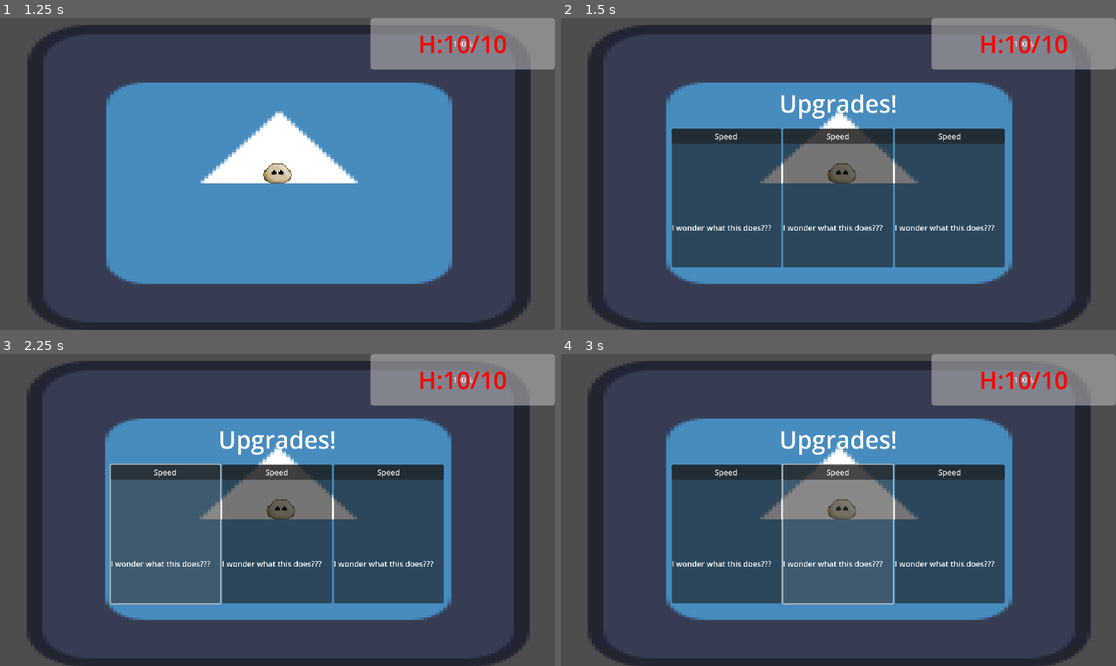
Above: before the commit, frames 1-4 (two rows, left to right).
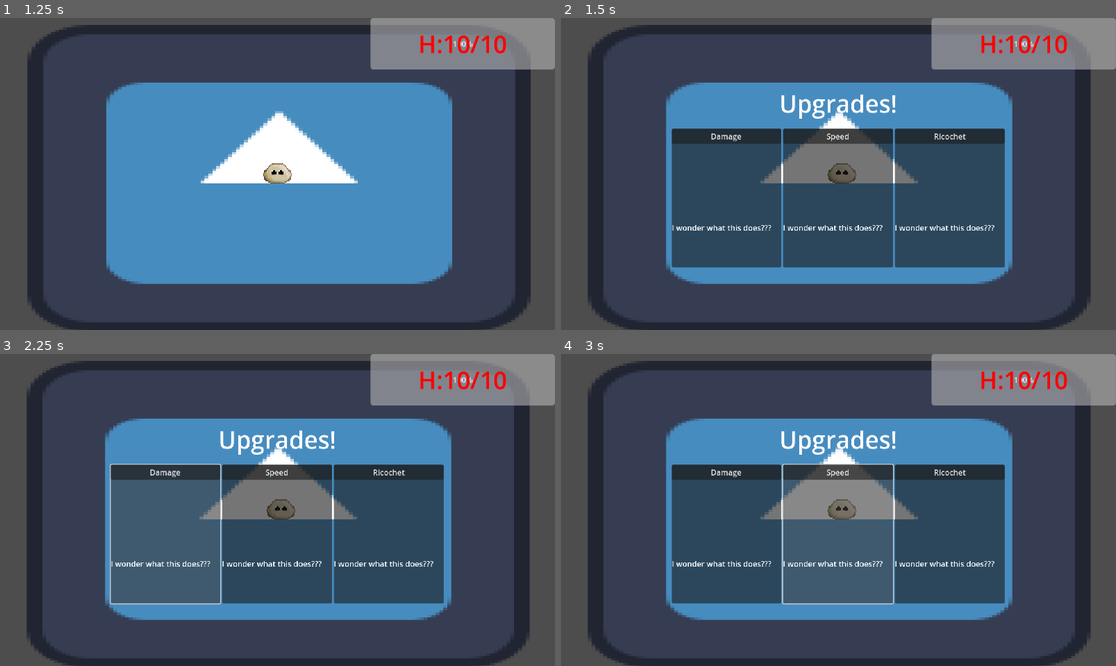
Above: after the commit, the same moments.

Repository: PixelSaver/it-gets-worse
Game: Godot game, scene res://UI/main_menu.tscn
Two runs of this game, one before a commit and one after it. Both use one fixed random seed, a clock stepped at 60 frames per second and the inputs below. The engine's default icon, where the game draws it, is replaced by a stand-in: a white triangle on a blue panel in a dark square.
Inputs (mouse positions are in pixels of both pictures, inside the frame that each line leads up to):
- Up to frame 1 (1.25 s): click "> Continue Previous Game <" at 0.5 s
- Up to frame 2 (1.5 s): tap Enter at 1.25 s; move the mouse to (960, 158) at 1.27 s; hold D (right) from 1.28 s (still down); tap U (u) at 1.35 s
- Up to frame 3 (2.25 s): release D (right) at 2 s; click (166, 534) at 2.02 s
- Up to frame 4 (3 s): click (838, 534) at 2.77 s

Frame 1 is identical in both runs. In frame 2, 0.1% of the frame differs, in the area x 27-73%, y 36-40%; in frame 3, 0.1%; in frame 4, 0.1%.

Commit message:
picks random upgrade

Diff:
--- a/Scripts/Editor Scripts/resource_tool.gd
+++ b/Scripts/Editor Scripts/resource_tool.gd
@@ -91,6 +91,9 @@
 		print("Script is not a Resource: ", script_path)
 		return false
 
+	# Set export variables based on filename
+	_set_export_variables(resource_instance, script_path)
+
 	var result = ResourceSaver.save(resource_instance, output_path)
 	if result == OK:
 		print("Generated resource: ", output_path)
@@ -98,3 +101,22 @@
 	else:
 		print("Failed to save resource: ", output_path, " Error: ", result)
 		return false
+
+func _set_export_variables(resource_instance: Resource, script_path: String):
+	var filename = script_path.get_file().get_basename()
+	var clean_name = _clean_strategy_name(filename)
+	var snake_case_name = clean_name.to_snake_case()
+
+	# Get the first word from snake_case (before first underscore)
+	var first_word = snake_case_name.split("_")[0]
+
+	# Set upgrade_text to the first word (capitalized)
+	if resource_instance.has_method("set") and resource_instance.get_property_list().any(func(prop): return prop.name == "upgrade_text"):
+		resource_instance.upgrade_text = first_word.capitalize()
+		print("Set upgrade_text to: ", first_word.capitalize())
+
+	# You can add more export variable modifications here
+	# For example:
+	# if resource_instance.get_property_list().any(func(prop): return prop.name == "strategy_name"):
+	#     resource_instance.strategy_name = clean_name
+	#     print("Set strategy_name to: ", clean_name)
--- a/Scripts/player.gd
+++ b/Scripts/player.gd
@@ -38,7 +38,7 @@
 			)
 		)
 	elif Input.is_action_just_pressed("u") and OS.is_debug_build():
-		var test_array : Array[BaseStrategy] = [Global.upgrade_manager.all_upgrades[0],Global.upgrade_manager.all_upgrades[0],Global.upgrade_manager.all_upgrades[0]]
+		var test_array : Array[BaseStrategy] = Global.upgrade_manager.pick_random(3)
 		Global.ui.show_upgrade(test_array)
 
 
--- a/Scripts/upgrade_manager.gd
+++ b/Scripts/upgrade_manager.gd
@@ -20,3 +20,11 @@
 func _ready():
 	all_upgrades = load_all_upgrades("res://Upgrades/Resources")
 	Global.upgrade_manager = self
+
+func pick_random(iter:int) -> Array[BaseStrategy]:
+	var out :Array[BaseStrategy] = []
+	for i in range(iter):
+		out.append(
+			all_upgrades[randi_range(0,all_upgrades.size()-1)]
+		)
+	return out
--- a/Upgrades/Resources/damage_bullet.tres
+++ b/Upgrades/Resources/damage_bullet.tres
@@ -7,5 +7,5 @@
 script = ExtResource("1_4abje")
 attack_multiplier = 1.2
 texture = ExtResource("2_e126g")
-upgrade_text = "Speed"
+upgrade_text = "Damage"
 upgrade_description = ""
--- a/Upgrades/Resources/health_player.tres
+++ b/Upgrades/Resources/health_player.tres
@@ -7,5 +7,5 @@
 script = ExtResource("1_8k7yn")
 max_health_change = 1.0
 texture = ExtResource("2_shlwg")
-upgrade_text = "Speed"
+upgrade_text = "Health"
 upgrade_description = ""
--- a/Upgrades/Resources/pierce_bullet.tres
+++ b/Upgrades/Resources/pierce_bullet.tres
@@ -7,5 +7,5 @@
 script = ExtResource("1_8nm0g")
 pierce_increase = 1.0
 texture = ExtResource("2_0cxqj")
-upgrade_text = "Speed"
+upgrade_text = "Pierce"
 upgrade_description = ""
--- a/Upgrades/Resources/ricochet_bullet.tres
+++ b/Upgrades/Resources/ricochet_bullet.tres
@@ -7,5 +7,5 @@
 script = ExtResource("1_fh60u")
 ricochet_increase = 1.0
 texture = ExtResource("2_tai41")
-upgrade_text = "Speed"
+upgrade_text = "Ricochet"
 upgrade_description = ""
--- a/Upgrades/Resources/size_bullet.tres
+++ b/Upgrades/Resources/size_bullet.tres
@@ -7,5 +7,5 @@
 script = ExtResource("1_1aado")
 size_multiplier = 1.2
 texture = ExtResource("2_mvio6")
-upgrade_text = "Speed"
+upgrade_text = "Size"
 upgrade_description = ""
Not shown: 1 places in Upgrades/Resources/damage_bullet.tres that only renumber resources
Not shown: 1 places in Upgrades/Resources/health_player.tres that only renumber resources
Not shown: 1 places in Upgrades/Resources/pierce_bullet.tres that only renumber resources
Not shown: 1 places in Upgrades/Resources/ricochet_bullet.tres that only renumber resources
Not shown: 1 places in Upgrades/Resources/size_bullet.tres that only renumber resources
Not shown: 1 places in Upgrades/Resources/speed_bullet.tres that only renumber resources
Not shown: 1 places in Upgrades/Resources/speed_player.tres that only renumber resources
